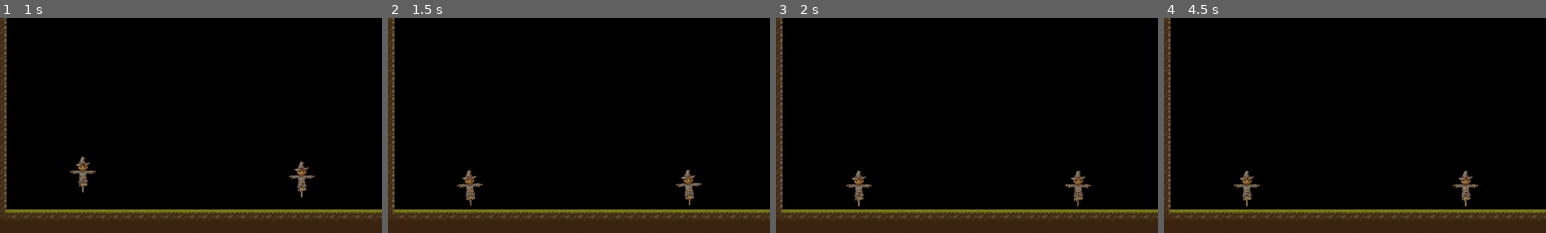
Above: before the commit, frames 1-4 (left to right).
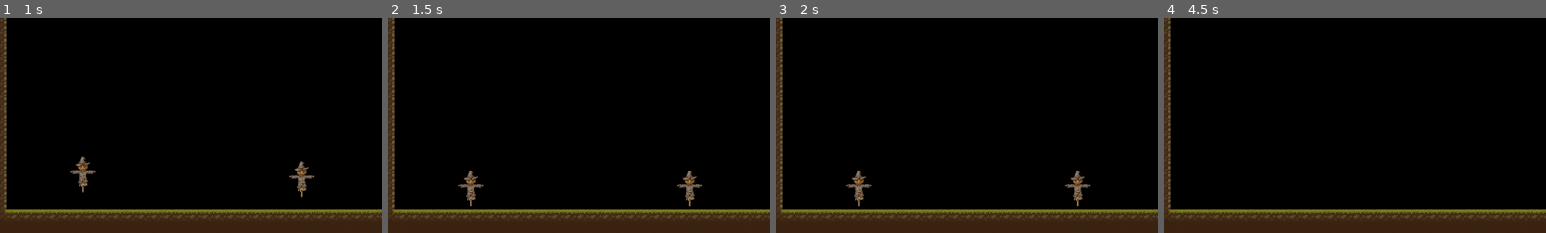
Above: after the commit, the same moments.

Repository: adudewithapc/piktiv-autumn-game-jam-2024
Game: Godot game, scene res://Scenes/Menu.tscn
The game is run twice, just before and just after one commit, with the same random seed, the same clock (stepped at 60 frames per second) and the same inputs.
Inputs:
- Up to frame 1 (1 s): click "Play" at 0.5 s
- Up to frame 2 (1.5 s): tap Enter (ui_accept) at 1.25 s
- Up to frame 3 (2 s): tap Enter (ui_accept) at 1.52 s
- Up to frame 4 (4.5 s): tap Enter (ui_accept) at 2, 2.27, 2.75, 3.5, 3.77 s
The pictures show only the part of the screen within x 24-74%, y 50-100%; the shares and areas given below are measured in that part.

Frame 1 is identical in both runs. In frame 2, 0.6% of the frame differs, in the area x 18-83%, y 70-88%; in frame 3, 0.1%; in frame 4, 0.8%, in the area x 18-83%, y 71-88%.

Commit message:
Added kill timer

Diff:
--- a/Scenes/Player.tscn
+++ b/Scenes/Player.tscn
@@ -35,3 +35,8 @@
 
 [node name="SpawnPosition" parent="." instance=ExtResource("4_r0ap4")]
 position = Vector2(0, 66)
+
+[node name="StandStillTimer" type="Timer" parent="."]
+wait_time = 3.0
+
+[connection signal="timeout" from="StandStillTimer" to="." method="_on_stand_still_timer_timeout"]
--- a/Scripts/Player.gd
+++ b/Scripts/Player.gd
@@ -8,6 +8,7 @@
 
 @onready var ground_raycast := $GroundRaycast
 @onready var item_spawner := $SpawnPosition
+@onready var stand_still_timer := $StandStillTimer
 
 var horizontal_velocity := 0.0
 
@@ -20,6 +21,11 @@
 			jump()
 
 	update_horizontal_velocity()
+
+	if is_moving() and not stand_still_timer.is_stopped():
+		stand_still_timer.stop()
+	elif stand_still_timer.is_stopped():
+		stand_still_timer.start()
 
 func _physics_process(delta: float) -> void:
 	move_and_collide(Vector2.RIGHT * horizontal_velocity * speed * delta)
@@ -41,4 +47,11 @@
 	if abs(rotation) > 0.5:
 		angular_velocity = -rotation * delta * stand_up_force
 	else:
-		pass
+		angular_velocity = 0
+		rotation = 0
+
+func is_moving() -> bool:
+	return abs(horizontal_velocity) + linear_velocity.length() > 0.1
+
+func _on_stand_still_timer_timeout() -> void:
+	queue_free()
